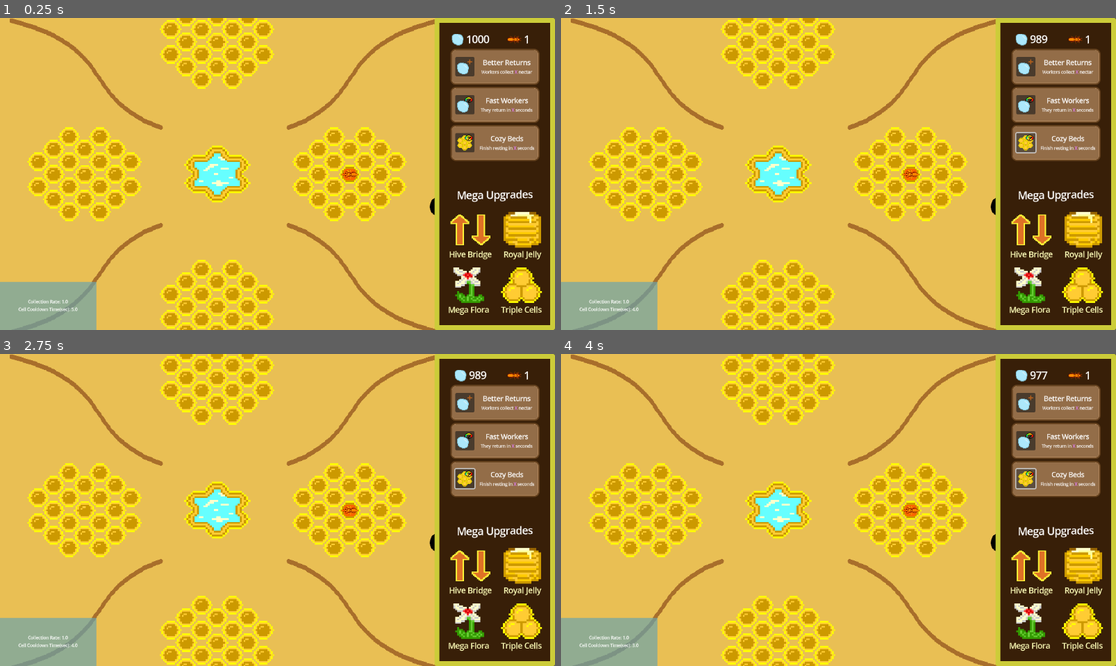
Above: before the commit, frames 1-4 (two rows, left to right).
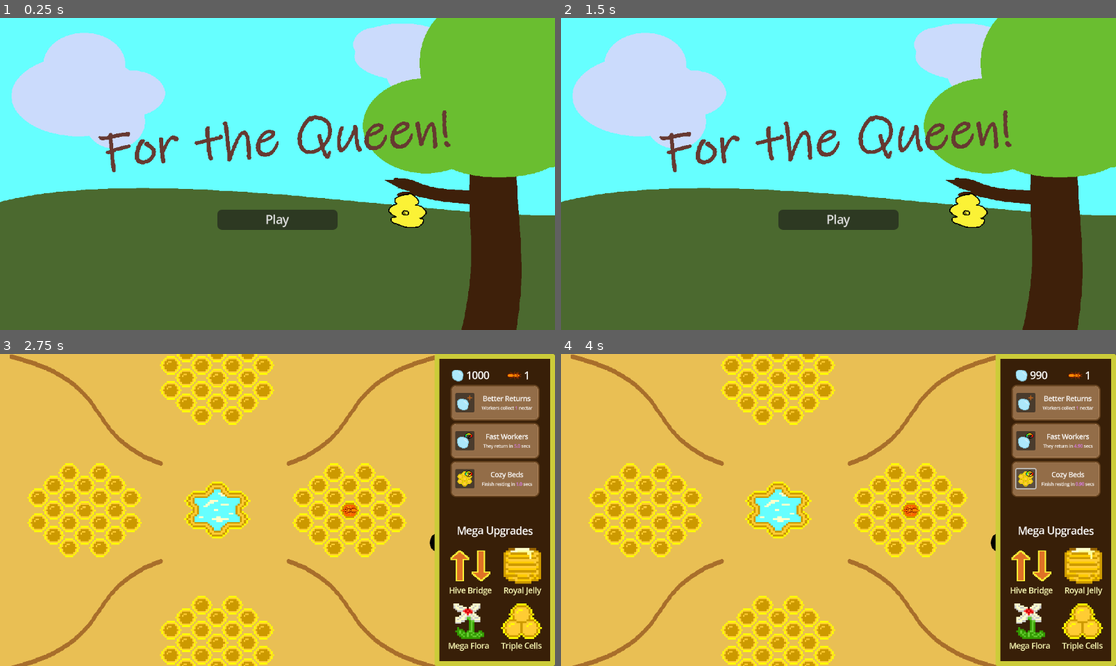
Above: after the commit, the same moments.

Repository: SBSoftwareDev/brainless
Game: Godot game, scene res://src/scenes/menu.tscn
Two runs of this game, one before a commit and one after it. Both use one fixed random seed, a clock stepped at 60 frames per second and the inputs below. Before the commit the project starts from res://src/scenes/game.tscn.
Inputs (mouse positions are in pixels of both pictures, inside the frame that each line leads up to):
- Up to frame 1 (0.25 s): no input
- Up to frame 2 (1.5 s): click (1027, 105) at 0.52 s; click (1027, 142) at 1.27 s
- Up to frame 3 (2.75 s): click (277, 556) at 2 s, where only the run after the commit has a clickable "Play"
- Up to frame 4 (4 s): click (1027, 441) at 2.75 s; click (1027, 478) at 3.5 s

The runs differ from the first frame. In frame 1, 96% of the frame differs, in the area x 0-100%, y 0-100%; in frame 2, 96%; in frame 3, 3.2%; in frame 4, 3.1%.
Error before the commit: Invalid assignment of property or key 'text' with value of type 'String' on a base object of type 'null instance'. (res://src/scripts/control.gd:40)

Commit message:
added basic menu screen

Diff:
--- a/project.godot
+++ b/project.godot
@@ -11,7 +11,7 @@
 [application]
 
 config/name="brainless"
-run/main_scene="uid://4vqtyrbxi32s"
+run/main_scene="uid://28t0ginpj7e5"
 config/features=PackedStringArray("4.5", "GL Compatibility")
 
 [display]
--- a/src/scenes/control.tscn
+++ b/src/scenes/control.tscn
@@ -368,8 +368,6 @@
 [node name="PricePanel" parent="." instance=ExtResource("3_n54qu")]
 layout_mode = 1
 
-[connection signal="mouse_entered" from="Panel/VBoxContainer/RateUpgradePanel/Panel" to="." method="_on_panel_mouse_entered"]
-[connection signal="mouse_exited" from="Panel/VBoxContainer/RateUpgradePanel/Panel" to="." method="_on_panel_mouse_exited"]
 [connection signal="pressed" from="Panel/VBoxContainer/RateUpgradePanel/Panel/MarginContainer/HBox/RateUpgradeButton" to="." method="_on_rate_upgrade_button_pressed"]
-[connection signal="pressed" from="Panel/VBoxContainer/SpeedUpgradePanel/Panel/MarginContainer/HBox2/SpeedUpgradeButton" to="." method="_on_cell_upgrade_button_pressed"]
+[connection signal="pressed" from="Panel/VBoxContainer/SpeedUpgradePanel/Panel/MarginContainer/HBox2/SpeedUpgradeButton" to="." method="_on_speed_upgrade_button_pressed"]
 [connection signal="pressed" from="Panel/VBoxContainer/CellCooldownUpgradePanel3/Panel/MarginContainer/HBox2/CellUpgradeButton" to="." method="_on_cell_upgrade_button_pressed"]
--- a/src/scenes/game.tscn
+++ b/src/scenes/game.tscn
@@ -81,6 +81,7 @@
 [node name="DebugLayer" type="CanvasLayer" parent="."]
 process_mode = 3
 layer = 5
+visible = false
 
 [node name="DebugRoot" type="Control" parent="DebugLayer"]
 layout_mode = 3
--- /dev/null
+++ b/src/scenes/menu.tscn
@@ -0,0 +1,80 @@
+[gd_scene load_steps=5 format=3 uid="uid://28t0ginpj7e5"]
+
+[ext_resource type="Script" uid="uid://b7gc6671y4s4c" path="res://src/scripts/menu.gd" id="1_h7v81"]
+[ext_resource type="Texture2D" uid="uid://bvjot32pr4rma" path="res://assets/img/spritesheet/title_image.png" id="2_nr8cr"]
+
+[sub_resource type="StyleBoxFlat" id="StyleBoxFlat_t7jdw"]
+content_margin_left = 0.0
+content_margin_top = 0.0
+content_margin_right = 0.0
+content_margin_bottom = 0.0
+bg_color = Color(0.101960786, 0.101960786, 0.101960786, 0)
+corner_radius_top_left = 3
+corner_radius_top_right = 3
+corner_radius_bottom_right = 3
+corner_radius_bottom_left = 3
+corner_detail = 5
+
+[sub_resource type="StyleBoxFlat" id="StyleBoxFlat_50bkv"]
+content_margin_left = 4.0
+content_margin_top = 4.0
+content_margin_right = 4.0
+content_margin_bottom = 4.0
+bg_color = Color(0.1, 0.1, 0.1, 0.6)
+corner_radius_top_left = 10
+corner_radius_top_right = 10
+corner_radius_bottom_right = 10
+corner_radius_bottom_left = 10
+corner_detail = 5
+
+[node name="Menu" type="Node2D"]
+script = ExtResource("1_h7v81")
+
+[node name="Control" type="Control" parent="."]
+layout_mode = 3
+anchors_preset = 0
+offset_right = 1152.0
+offset_bottom = 648.0
+size_flags_horizontal = 4
+size_flags_vertical = 8
+
+[node name="TextureRect" type="TextureRect" parent="Control"]
+layout_mode = 1
+anchors_preset = 15
+anchor_right = 1.0
+anchor_bottom = 1.0
+grow_horizontal = 2
+grow_vertical = 2
+texture = ExtResource("2_nr8cr")
+expand_mode = 2
+
+[node name="MarginContainer" type="MarginContainer" parent="Control/TextureRect"]
+layout_mode = 1
+anchors_preset = 7
+anchor_left = 0.5
+anchor_top = 1.0
+anchor_right = 0.5
+anchor_bottom = 1.0
+offset_left = -125.0
+offset_top = -250.0
+offset_right = 125.0
+grow_horizontal = 2
+grow_vertical = 0
+theme_override_constants/margin_bottom = 50
+
+[node name="Panel" type="Panel" parent="Control/TextureRect/MarginContainer"]
+layout_mode = 2
+theme_override_styles/panel = SubResource("StyleBoxFlat_t7jdw")
+
+[node name="VBoxContainer" type="VBoxContainer" parent="Control/TextureRect/MarginContainer/Panel"]
+layout_mode = 0
+offset_right = 250.0
+offset_bottom = 250.0
+
+[node name="Button" type="Button" parent="Control/TextureRect/MarginContainer/Panel/VBoxContainer"]
+layout_mode = 2
+theme_override_font_sizes/font_size = 24
+theme_override_styles/normal = SubResource("StyleBoxFlat_50bkv")
+text = "Play"
+
+[connection signal="pressed" from="Control/TextureRect/MarginContainer/Panel/VBoxContainer/Button" to="." method="_on_button_pressed"]
--- a/src/scripts/control.gd
+++ b/src/scripts/control.gd
@@ -6,17 +6,20 @@
 @onready var nectar_amount_label: RichTextLabel = %NectarAmountLabel
 @onready var bee_amount_label: RichTextLabel = %BeeAmountLabel
 @onready var price_panel: Control = $PricePanel
-@onready var cell_cooldown_label: Label = $Panel/VBoxContainer/CellCooldownUpgradePanel2/Panel/VBoxContainer/Label
+@onready var cell_cooldown_label: RichTextLabel = $Panel/VBoxContainer/CellCooldownUpgradePanel3/Panel/MarginContainer/HBox2/VBoxContainer/Label2
 @onready var rate_upgrade_label: RichTextLabel = $"Panel/VBoxContainer/RateUpgradePanel/Panel/MarginContainer/HBox/VBoxContainer/Label2"
-@onready var rate_upgrade_button: Button = $Panel/VBoxContainer/RateUpgradePanel/Panel/VBoxContainer/RateUpgradeButton
-@onready var cell_upgrade_button: Button = $Panel/VBoxContainer/CellCooldownUpgradePanel2/Panel/VBoxContainer/CellUpgradeButton
-
-@onready var rate_panel: Panel = $Panel/VBoxContainer/RateUpgradePanel/Panel
+@onready var rate_upgrade_button: Button = $Panel/VBoxContainer/RateUpgradePanel/Panel/MarginContainer/HBox/RateUpgradeButton
+@onready var cell_upgrade_button: Button = $Panel/VBoxContainer/CellCooldownUpgradePanel3/Panel/MarginContainer/HBox2/CellUpgradeButton
+@onready var speed_upgrade_label: RichTextLabel = $Panel/VBoxContainer/SpeedUpgradePanel/Panel/MarginContainer/HBox2/VBoxContainer/Label2
 
 func _ready() -> void:
 	nectar_amount_label.text = str("[img]res://assets/img/ui/nectar.png[/img] 0")
 	bee_amount_label.text = str("[img]res://src/scenes/worker_bee.tscn::AtlasTexture_xt75n[/img] 0")
 
+	#Set initial labels of purchase panels
+	cell_cooldown_label.text = str("Finish resting in [color=#E47DFF]", (player_stats.get_cell_cooldown_rate()), "[/color] secs")
+	rate_upgrade_label.text = str("Workers collect [color=#E47DFF]", int(player_stats.get_collection_rate()), "[/color] nectar")
+	speed_upgrade_label.text = str("They return in [color=#E47DFF]", (player_stats.get_collectible_wait_time()), "[/color] secs")
 
 
 # Called every frame. 'delta' is the elapsed time since the previous frame.
@@ -35,10 +38,11 @@
 
 
 func _on_cell_upgrade_button_pressed() -> void:
-	var bought = economy.buyCellCooldownUpgrade()
-	if bought:
-		cell_cooldown_label.text = str("Bee Cooldown Speed: ", player_stats.upgrade_cell_cooldown_rate(), "x")
-		#cell_upgrade_button.text = str("Price: ", economy.getCellCooldownPrice())
+	if player_stats.get_total_wait_time() >= 0.1:
+		var bought = economy.buyCellCooldownUpgrade()
+		if bought:
+			cell_cooldown_label.text = str("Finish resting in [color=#E47DFF]", player_stats.upgrade_cell_cooldown_rate(), "[/color] secs")
+			#cell_upgrade_button.text = str("Price: ", economy.getCellCooldownPrice())
 
 
 
@@ -49,9 +53,8 @@
 		#rate_upgrade_button.text = str("Price: ", economy.getCollectionPrice())
 
 
-func _on_panel_mouse_entered() -> void:
-	price_panel.visible = true
-
-
-func _on_panel_mouse_exited() -> void:
-	price_panel.visible = false
+func _on_speed_upgrade_button_pressed() -> void:
+	if player_stats.get_collectible_wait_time() >= 0.1:
+		var bought = economy.buySpeedUpgrade()
+		if bought:
+			speed_upgrade_label.text = str("They return in [color=#E47DFF]", (player_stats.upgrade_collectible_wait_time()), "[/color] secs")
--- a/src/scripts/economy.gd
+++ b/src/scripts/economy.gd
@@ -11,6 +11,9 @@
 var cell_cooldown_rate_purchases :int = 0
 var collection_price :int = 5
 var collection_rate_purchases :int = 0
+
+var speed_upgrade_purchases :int = 0
+var speed_price :int = 5
 
 @onready var level: Node2D = $"../../World/Level"
 
@@ -35,6 +38,9 @@
 
 func getCollectionPrice() -> int:
 	return ceil(collection_price + (collection_rate_purchases * price_multiplier))
+
+func getCollectiblePrice() -> int:
+	return ceil(speed_price + (speed_upgrade_purchases * price_multiplier))
 
 func buyCell() -> bool:
 	var price :int = getCellPrice()
@@ -63,3 +69,12 @@
 		return true
 	else:
 		return false
+
+func buySpeedUpgrade() -> bool:
+	var price :int = getCollectiblePrice()
+	if nectar >= price:
+		nectar -= price
+		speed_upgrade_purchases += 1
+		return true
+	else:
+		return false
--- /dev/null
+++ b/src/scripts/menu.gd
@@ -0,0 +1,4 @@
+extends Node2D
+
+func _on_button_pressed() -> void:
+	get_tree().change_scene_to_file("res://src/scenes/game.tscn")
--- a/src/scripts/player_stats.gd
+++ b/src/scripts/player_stats.gd
@@ -2,16 +2,25 @@
 
 var collection_rate :float = 1.0
 var cell_cooldown_rate :float = 1.0
+
+var collectible_cooldown_base_time :float = 5.0
 var cell_cooldown_base_time :float = 5.0
+
+var collectible_cooldown_wait_time :float
 
 var collection_rate_upgrades :int = 0
 var cell_cooldown_rate_upgrades :int = 0
 
 func get_collection_rate() -> float: return collection_rate
 func get_cell_cooldown_rate() -> float: return cell_cooldown_rate
+func get_collectible_wait_time() -> float: return collectible_cooldown_wait_time
+func get_collectible_base_wait_time() -> float: return collectible_cooldown_base_time
+
 func get_base_wait_time() -> float: return cell_cooldown_base_time
 func get_total_wait_time() -> float: return cell_cooldown_base_time * cell_cooldown_rate
 
+func _ready() -> void:
+	collectible_cooldown_wait_time = collectible_cooldown_base_time
 
 func upgrade_collection_rate() -> String:
 	collection_rate *= 2
@@ -20,3 +29,10 @@
 func upgrade_cell_cooldown_rate() -> String:
 	cell_cooldown_rate -= 0.1
 	return str("%0.2f" % cell_cooldown_rate)
+
+func upgrade_collectible_wait_time() -> String:
+	collectible_cooldown_wait_time -= 0.1
+	return str("%0.2f" % collectible_cooldown_wait_time)
+
+func get_collectible_cooldown_wait_time() -> float:
+	return collectible_cooldown_wait_time
--- a/src/scripts/worker_bee.gd
+++ b/src/scripts/worker_bee.gd
@@ -4,7 +4,6 @@
 
 var target :Vector2 = Vector2.ZERO
 var movement_direction :bool = true
-var collectible_cooldown_wait_time :float = 2.0
 var direction_away :bool = false
 var bee_ready :bool = true
 
@@ -17,6 +16,8 @@
 @onready var bee_sprite: Sprite2D = $"Bee Sprite"
 @onready var progress_bar: TextureProgressBar = $"Bee Sprite/TextureProgressBar"
 @onready var cell_cooldown: Timer = $CellCooldown
+@onready var player_stats: Node = $"../../../../../../../Systems/PlayerStats"
+
 
 ## INITIALIZATION
 func _ready() -> void:
@@ -24,6 +25,7 @@
 	global_position = cell.global_position
 	bee_path.curve.add_point(bee_path.to_local(target))
 	scale = Vector2(1, 1)
+	collectible_cooldown.wait_time = player_stats.get_collectible_base_wait_time()
 
 
 
@@ -49,6 +51,7 @@
 
 func enter_bee_hole() -> void:
 	animation_player.play("fade")
+	collectible_cooldown.wait_time = player_stats.get_collectible_wait_time()
 	collectible_cooldown.start()
 
 func leave_cell() -> void:
Binary file added: assets/img/spritesheet/title_image.png
Not shown, added: assets/img/spritesheet/title_image.png.import
Not shown, added: src/scripts/menu.gd.uid
